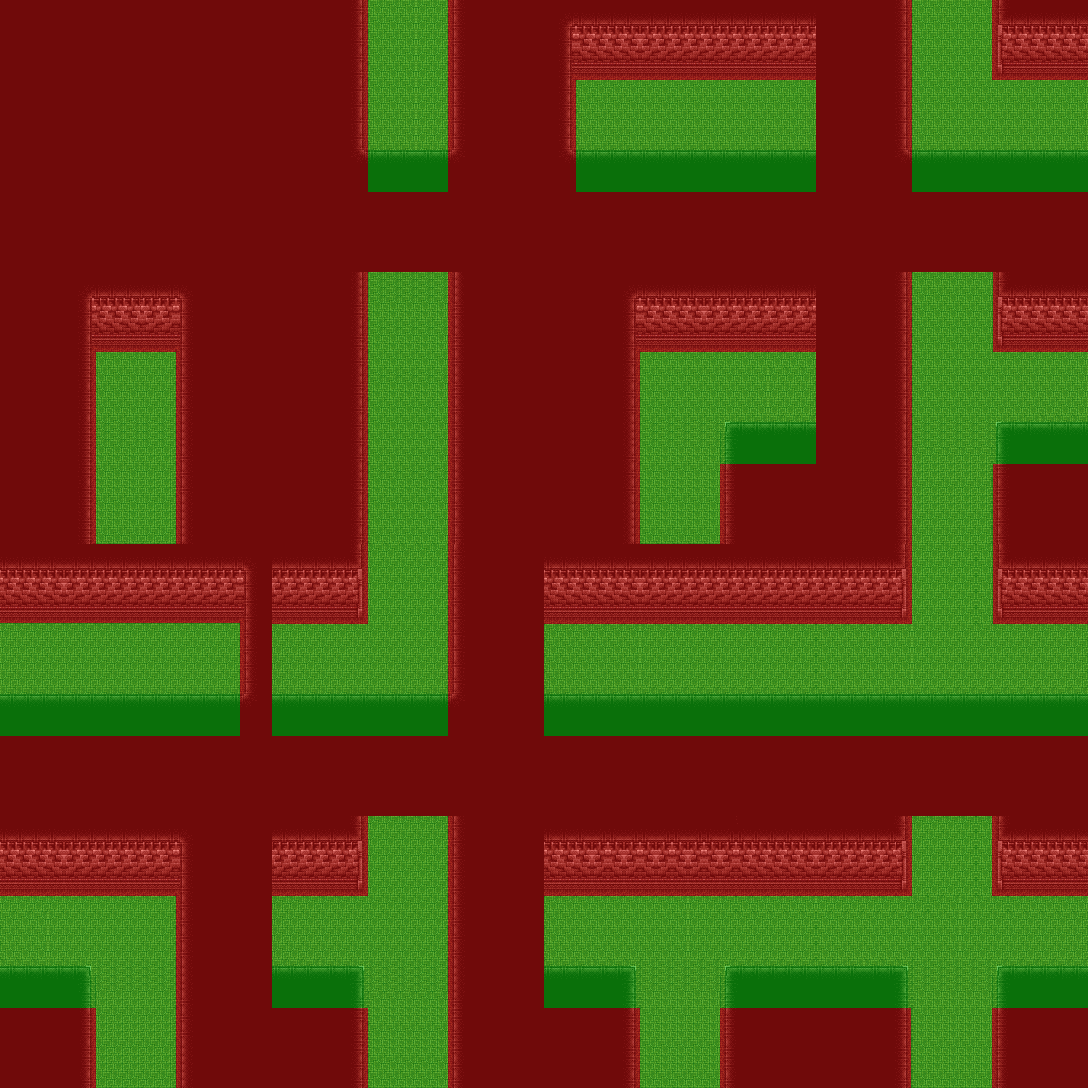
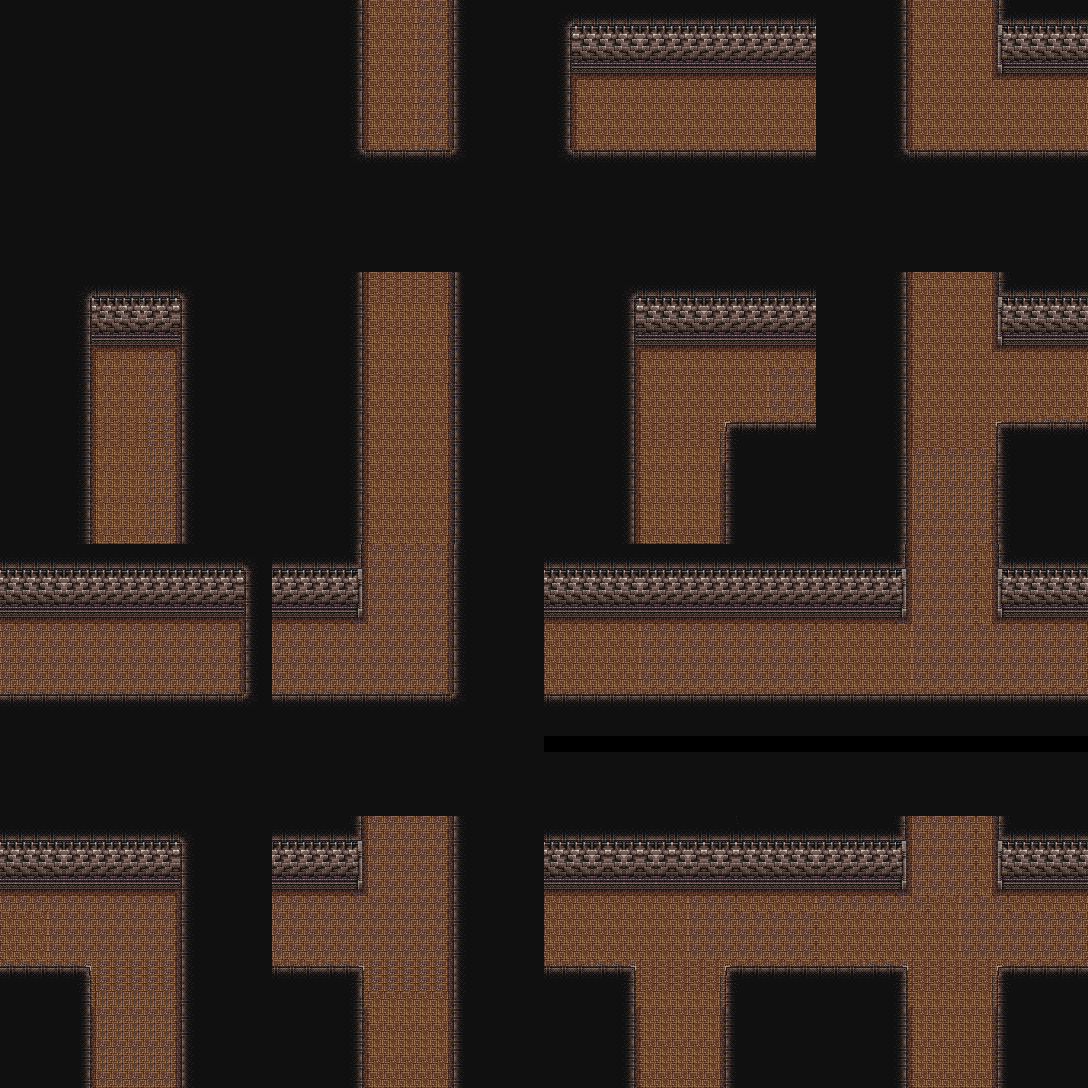
Layered file, before and after one edit (1088 x 1088). Changes by layer:
renamed "Layer" to "layer1", hid it over [0, 0, 1088, 1088]
added layer "Pasted Layer #1" above "maze-grid.png" over [0, 0, 1088, 1088]
painted on "maze-grid.png" over [0, 0, 1088, 1088]
